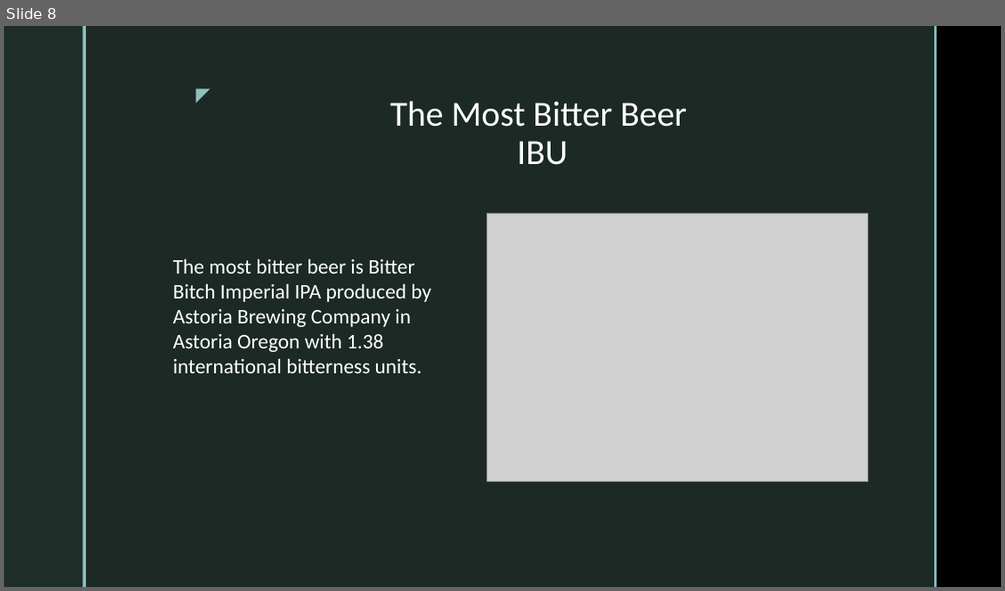
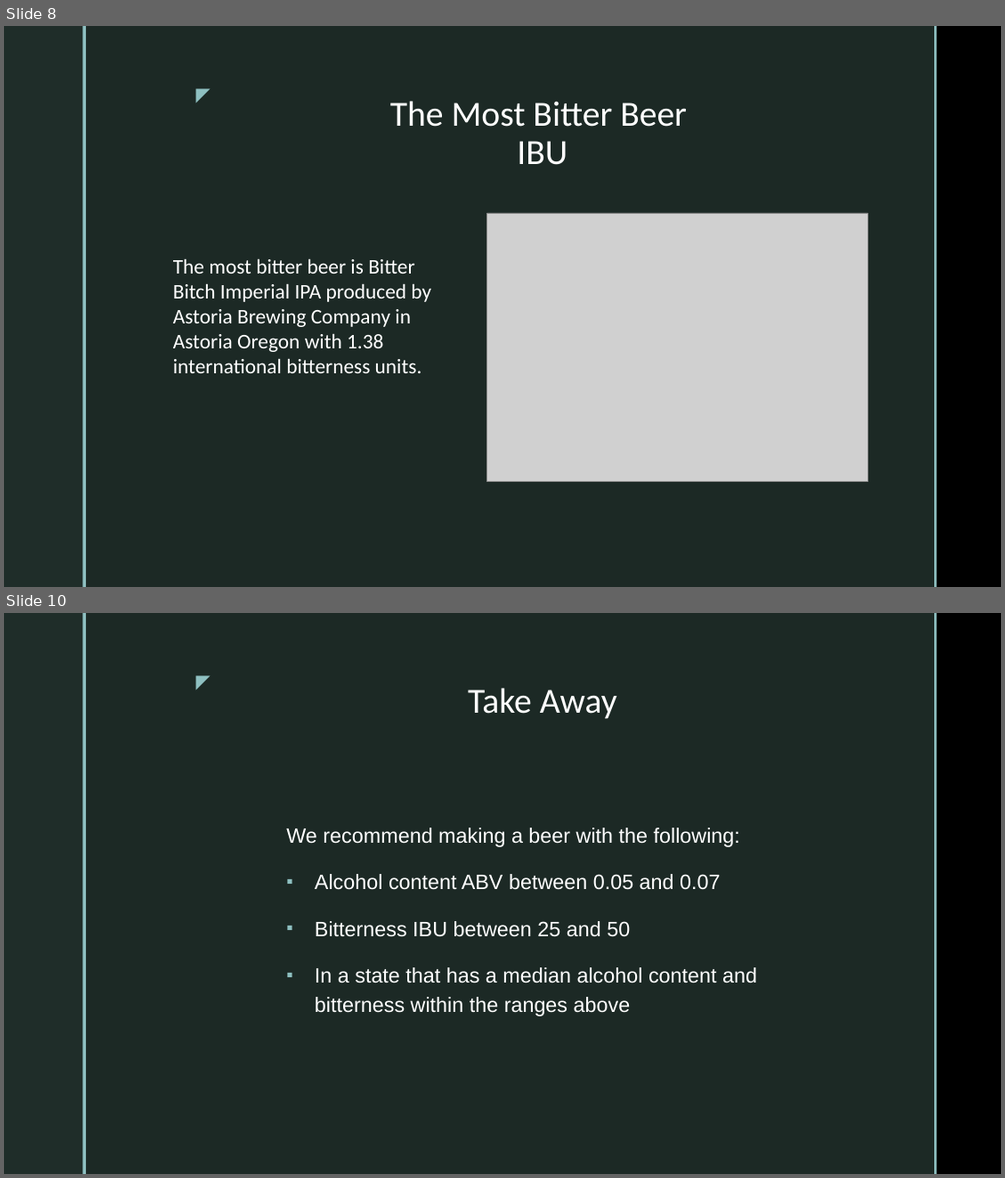
Before and after one commit to KaysData/Brewery-Analysis, a slide deck: Case Study Presentation.pptx. Shown one above the other, each under a label of ours: slide 8 before the commit, slides 8 and 10 after it; the slides between them are not shown. The pictures are 1005x591 and 1005x1178 pixels, drawn with LibreOffice and Linux fonts; fonts in the diff are those of the drawing; grey boxes stand for pictures; background and template pictures are left out. Boxes give left, top, right and bottom in pixels: in the first picture for what was removed or moved away, otherwise in the second. Text is boxed around its words. In the diff, an @@ line names an element or a change of style, - is before the commit and + after.

```diff
--- a/Case Study Presentation.pptx
+++ b/Case Study Presentation.pptx
@@ slide 10 added at (4,613,1001,1174), background picture (left out); not listed: 5 template elements that a slide beside it also shows @@
@@ title added at (468,688,617,719), 34 pt, text #FFFFFF @@
+Take Away
@@ text added at (286,827,757,1016), 20 pt, text #FFFFFF @@
+We recommend making a beer with the following:
+▪ Alcohol content ABV between 0.05 and 0.07
+▪ Bitterness IBU between 25 and 50
+▪ In a state that has a median alcohol content and bitterness within the ranges above
```
Also in this commit, not shown: 2 slides changed, 4 other slides added, 4 slides removed, 5 other files.
